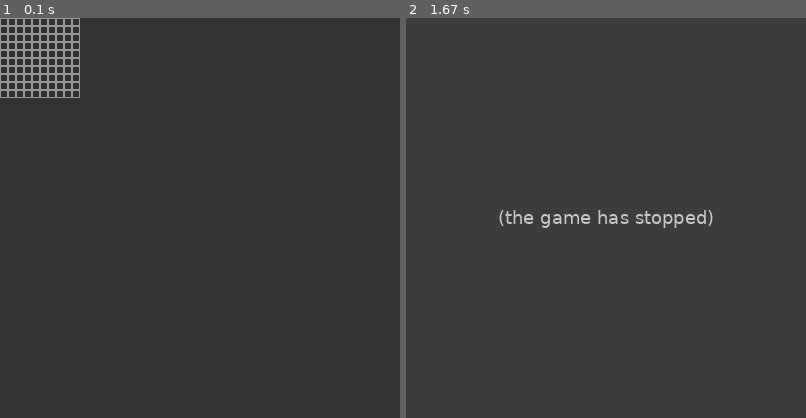
Above: before the commit, frames 1-2 (left to right).
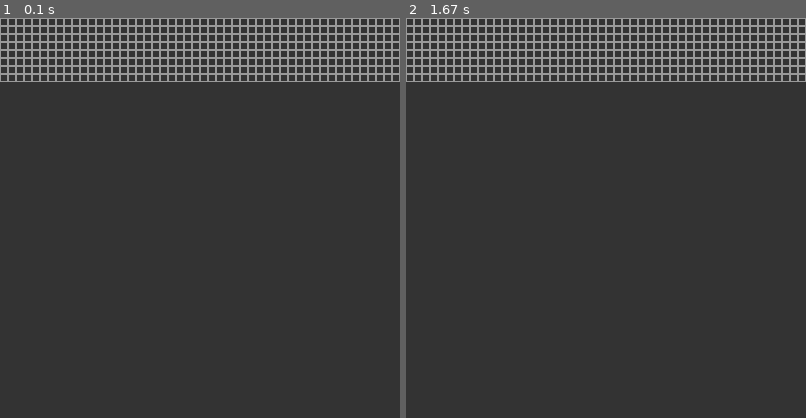
Above: after the commit, the same moments.

Repository: SupahXYT/conways-game-of-life
Game: pygame game, started from pygame_display.py
Same seed, same stepped clock (60 frames per second), same inputs: the game is played once before the commit and once after it.
Inputs (mouse positions are in pixels of both pictures, inside the frame that each line leads up to):
- Up to frame 1 (0.1 s): no input
- Up to frame 2 (1.67 s): press the mouse at (734, 206) at 0.37 s; move the mouse to (670, 226) at 0.47 s; release the mouse at (606, 242) at 0.6 s; hold Right 0.67-1.13 s; move the mouse to (646, 306) at 0.7 s

The runs differ from the first frame. In frame 1, 5.9% of the frame differs, in the area x 0-100%, y 0-20%; in frame 2, 7.8%, in the area x 0-100%, y 0-53%.
Error before the commit: IndexError: list index out of range (Game.py line 72); the game stopped at 0.37 s (later frames are placeholders)

Commit message:
bug fixes
fixed index out of bounds error caused by game.force(row, col) when clicking outside of the grid on display

Diff:
--- a/pygame_display.py
+++ b/pygame_display.py
@@ -9,6 +9,7 @@
     def __init__(self, width, height):
         pygame.init()
         self.display = pygame.display.set_mode((400, 400), pygame.RESIZABLE)
+        self.width, self.height = (width, height)
         self.display.fill(col_bg)
         self.game = Game.game(width, height)
         self.paused = True
@@ -19,6 +20,8 @@
         pygame.display.flip()
 
     def main(self):
+        self.draw()
+        pygame.display.flip()
         running = True
         while running:
             self.update_display = True
@@ -72,7 +75,8 @@
         if event.button == 1:
             row = int((event.pos[0] - self.ox)/(8*self.scale))
             col = int((event.pos[1] - self.oy)/(8*self.scale))
-            self.game.force(row, col)
+            if(row < self.width and col < self.height):
+                self.game.force(row, col)
 
     def on_motion(self, event):
         if(self.button == 3):
@@ -85,8 +89,8 @@
         grid = self.game.grid
         scale = self.scale
         self.display.fill(col_bg)
-        for row in range(0, len(grid)):
-            for col in range(0, len(grid[row])):
+        for row in range(0, self.width):
+            for col in range(0, self.height):
                 # smh pygame doesn't support floating point values for drawing
                 if(grid[row][col]):
                     pygame.draw.rect(self.display, col_fill, pygame.Rect(self.ox + round(row*8*scale),
@@ -100,5 +104,5 @@
                         self.oy + round(col*8*scale), round(scale*8), round(scale*8)), round(scale))
 
 
-d = Display(10, 10)
+d = Display(50, 8)
 d.main()
